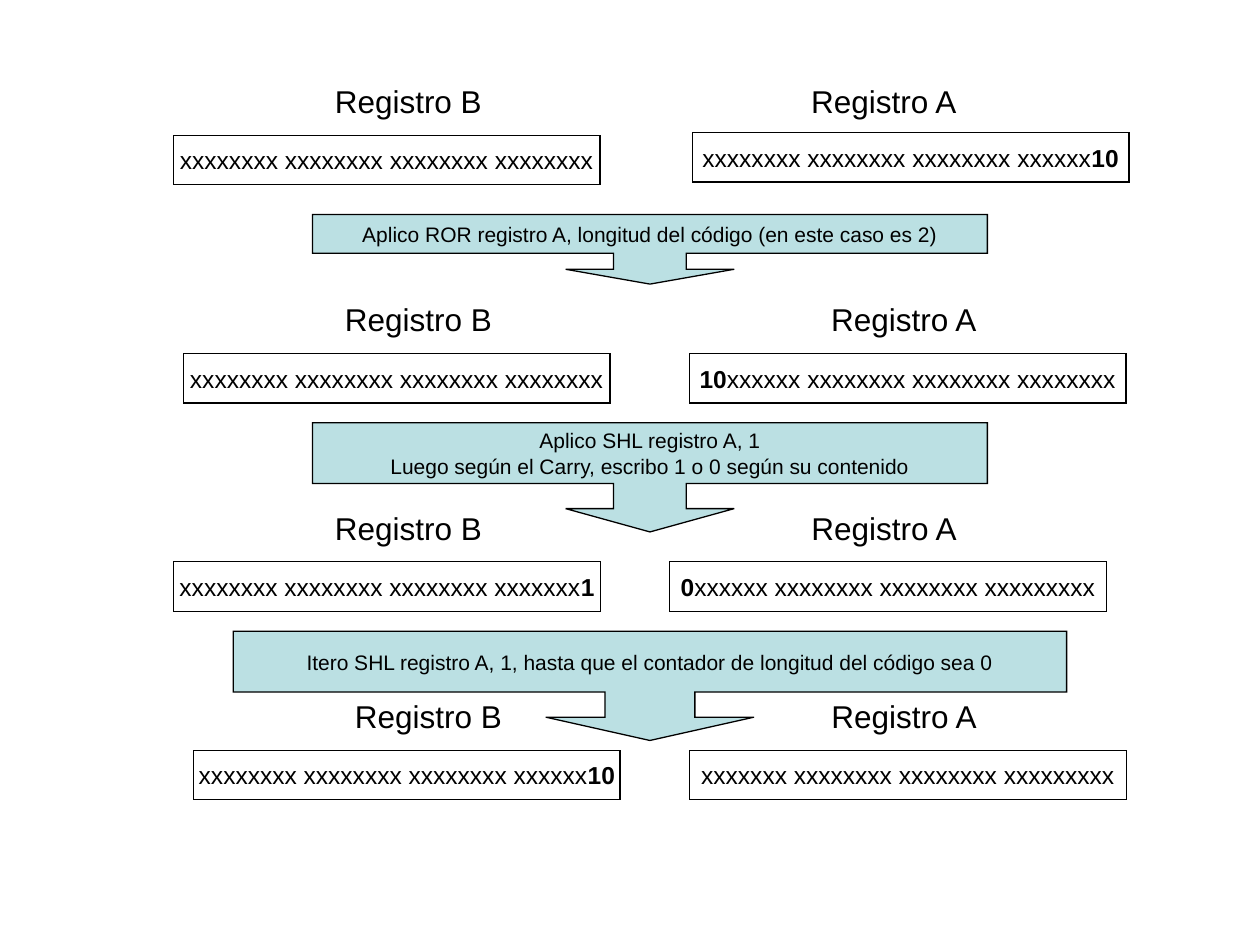
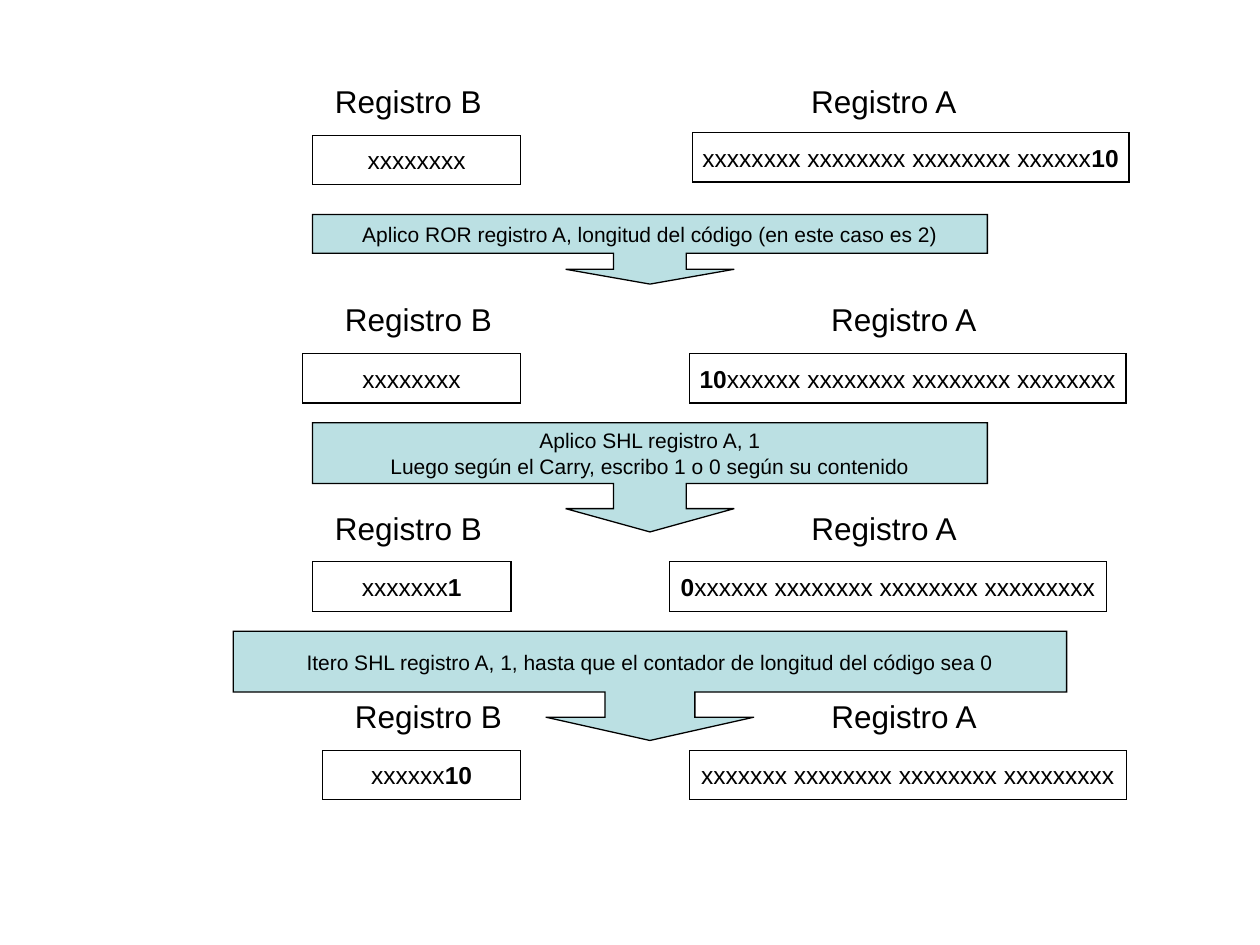
Before and after one commit to marialu2016/orga-2, a slide deck: slide 4 of TP1/Informe Tp1 Orga 2/Presentation1.ppt. Drawn at 1260x945 pixels with LibreOffice and Linux fonts; fonts in the diff are those of the drawing. Boxes give left, top, right and bottom in pixels: in the first picture for what was removed or moved away, otherwise in the second. Text is boxed around its words. In the diff, an @@ line names an element or a change of style, - is before the commit and + after.

```diff
--- a/TP1/Informe Tp1 Orga 2/Presentation1.ppt
+++ b/TP1/Informe Tp1 Orga 2/Presentation1.ppt
@@ rectangle "xxxxxxxx": place and size @@
-rectangle "xxxxxxxx" at (174, 135, 601, 184)
+rectangle "xxxxxxxx" at (312, 135, 520, 184)
@@ text in rectangle at (368, 156, 466, 169): text changed @@
-xxxxxxxx xxxxxxxx xxxxxxxx xxxxxxxx
+xxxxxxxx
@@ rectangle "xxxxxxxx": place and size @@
-rectangle "xxxxxxxx" at (184, 354, 611, 403)
+rectangle "xxxxxxxx" at (302, 354, 520, 403)
@@ text in rectangle at (362, 375, 460, 388): text changed @@
-xxxxxxxx xxxxxxxx xxxxxxxx xxxxxxxx
+xxxxxxxx
@@ rectangle "xxxxxxx1": place and size @@
-rectangle "xxxxxxx1" at (174, 562, 601, 611)
+rectangle "xxxxxxx1" at (312, 562, 510, 611)
@@ text in rectangle at (362, 579, 462, 596): text changed @@
-xxxxxxxx xxxxxxxx xxxxxxxx xxxxxxx1
+xxxxxxx1
@@ rectangle "xxxxxx10": place and size @@
-rectangle "xxxxxx10" at (194, 750, 621, 799)
+rectangle "xxxxxx10" at (323, 750, 520, 799)
@@ text in rectangle at (371, 767, 472, 785): text changed @@
-xxxxxxxx xxxxxxxx xxxxxxxx xxxxxx10
+xxxxxx10
```
Also in this commit, not shown: 2 other slides changed, 11 other files.
